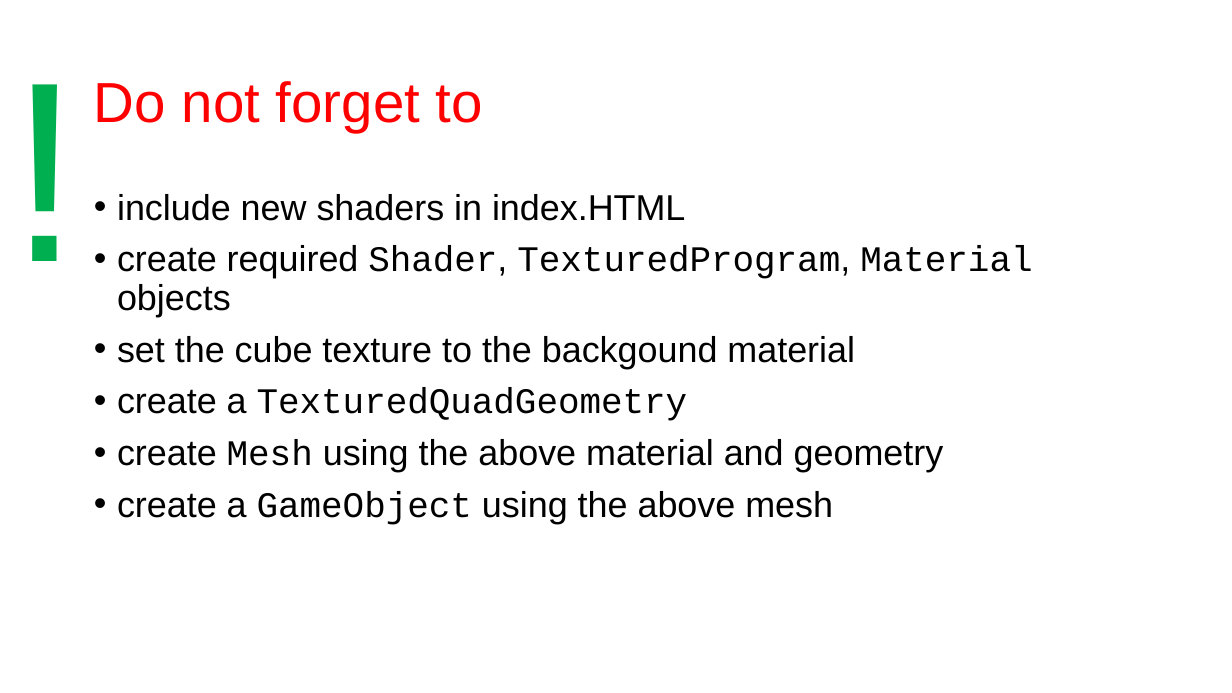
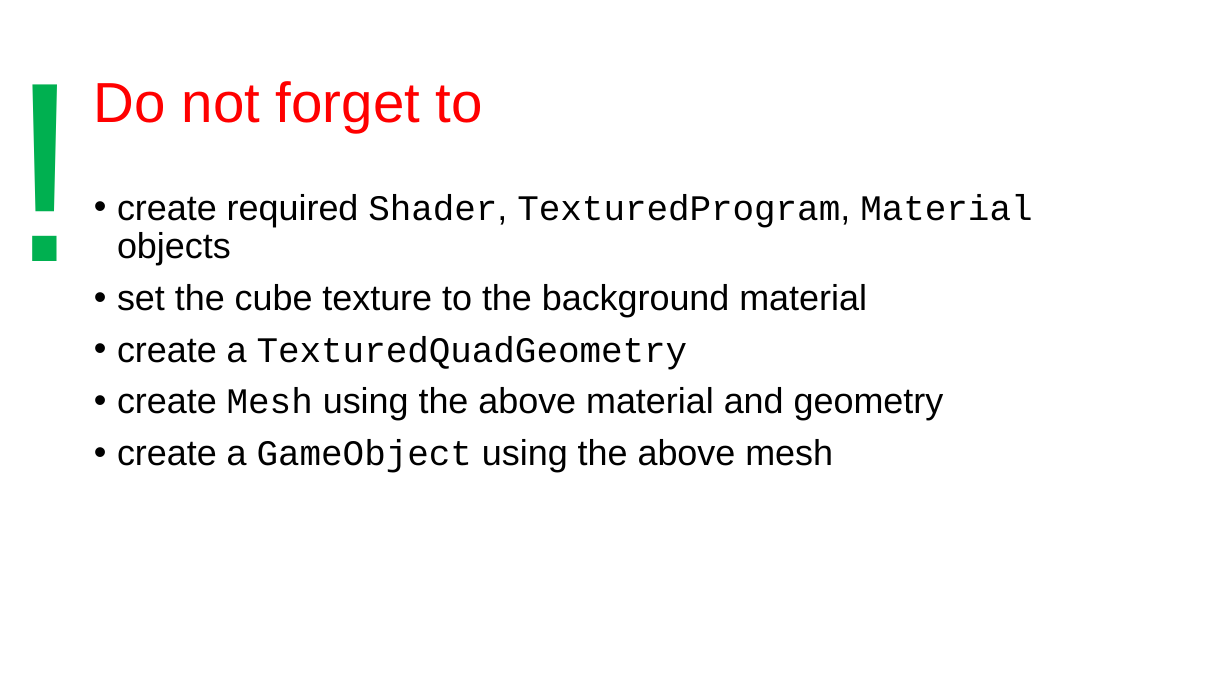
Before and after one commit to szecsi/kogfactory, a slide deck: slide 8 of projects/kog.040.030-background/aitcg330 - Environment Background.pptx. Drawn at 1232x693 pixels with LibreOffice and Linux fonts; fonts in the diff are those of the drawing. Boxes give left, top, right and bottom in pixels: in the first picture for what was removed or moved away, otherwise in the second. Text is boxed around its words. In the diff, an @@ line names an element or a change of style, - is before the commit and + after.

```diff
--- a/projects/kog.040.030-background/aitcg330 - Environment Background.pptx
+++ b/projects/kog.040.030-background/aitcg330 - Environment Background.pptx
@@ text at (117,194,685,221): paragraph removed @@
-• include new shaders in index.HTML
@@ text at (117,284,867,317): text changed @@
-• set the cube texture to the backgound material
+• set the cube texture to the background material
```
Also in this commit, not shown: 2 other slides changed, 1 slide added, 1 slide removed, 6 other files.
